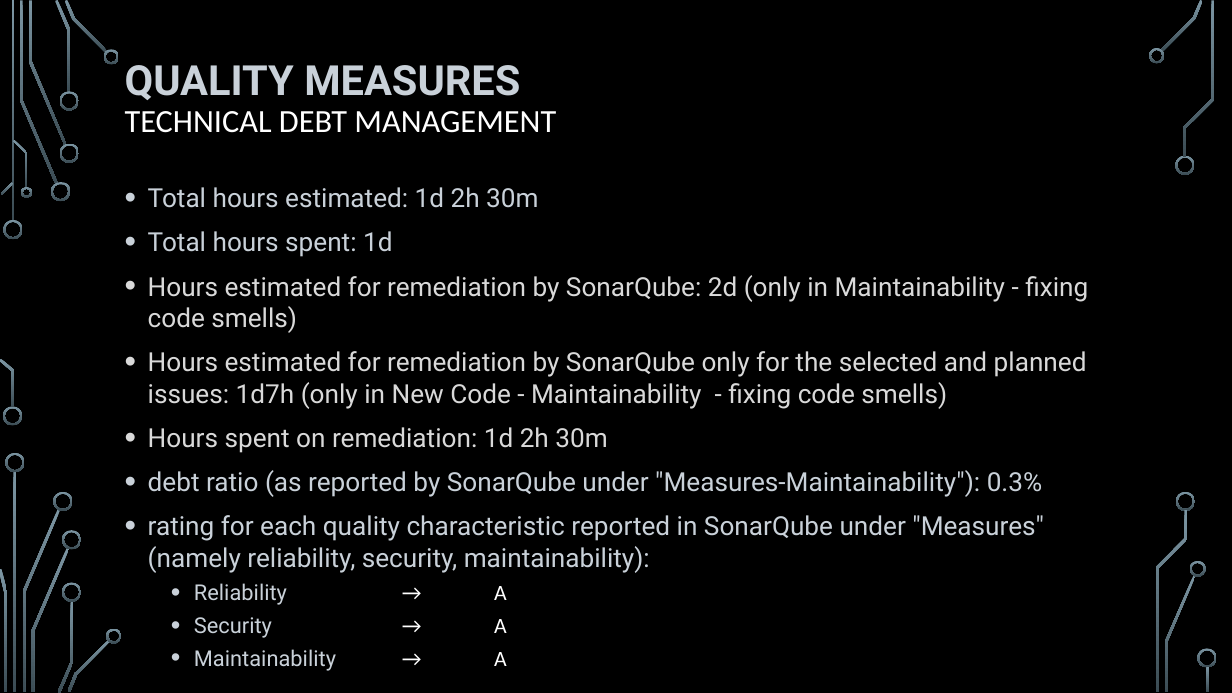
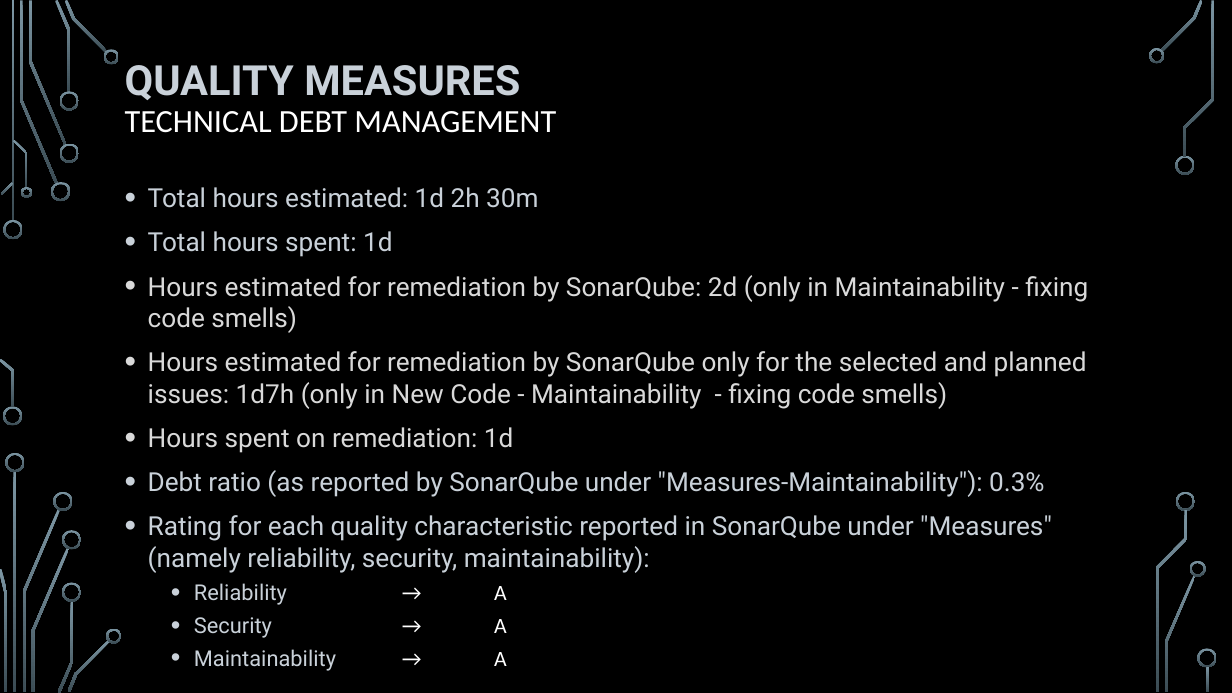
Before and after one commit to HeydarliAtabay/SolidarityPurchasingGroup, a slide deck: slide 12 of Retrospective/Sprint 3 - Retrospective.pptx. Drawn at 1232x693 pixels with LibreOffice and Linux fonts; fonts in the diff are those of the drawing; background and template pictures are left out. Boxes give left, top, right and bottom in pixels: in the first picture for what was removed or moved away, otherwise in the second. Text is boxed around its words. In the diff, an @@ line names an element or a change of style, - is before the commit and + after.

```diff
--- a/Retrospective/Sprint 3 - Retrospective.pptx
+++ b/Retrospective/Sprint 3 - Retrospective.pptx
@@ text at [148, 427, 1052, 573]: text changed @@
-• Hours spent on remediation: 1d 2h 30m
-• debt ratio (as reported by SonarQube under "Measures-Maintainability"): 0.3%
-• rating for each quality characteristic reported in SonarQube under "Measures" (namely reliability, security, maintainability):
+• Hours spent on remediation: 1d
+• Debt ratio (as reported by SonarQube under "Measures-Maintainability"): 0.3%
+• Rating for each quality characteristic reported in SonarQube under "Measures" (namely reliability, security, maintainability):
```
Also in this commit, not shown: 5 other slides changed, 1 other file.
